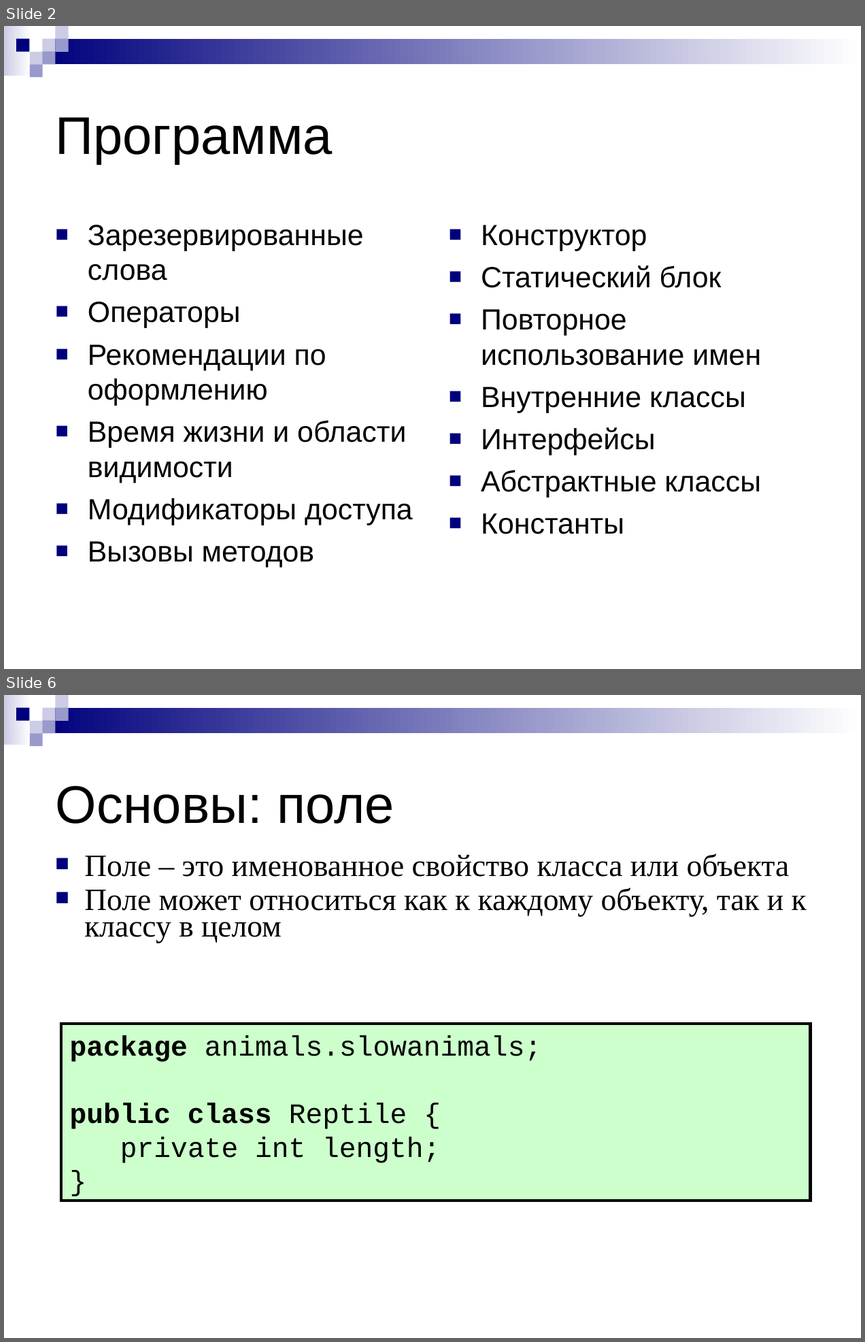
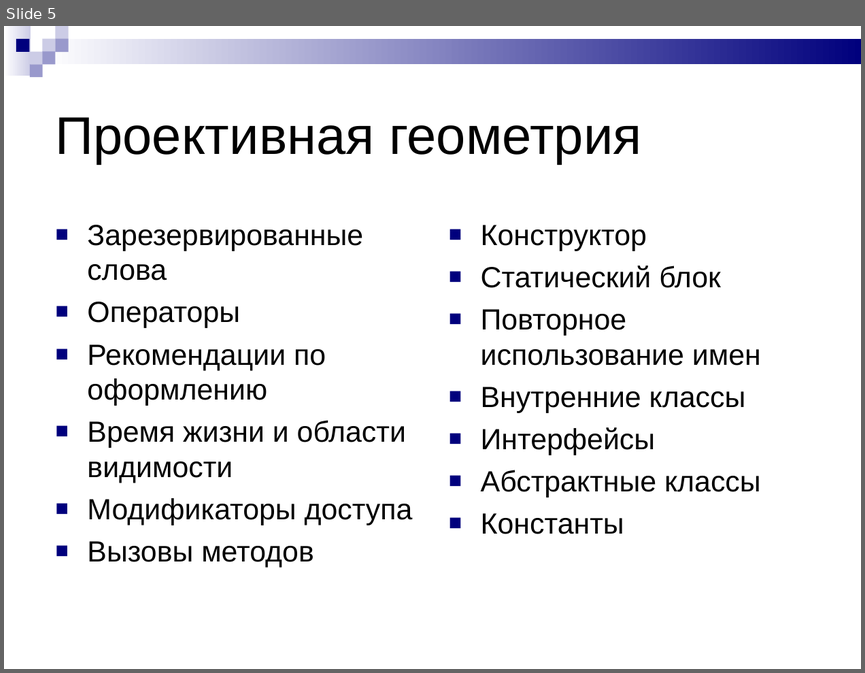
Before and after one commit to Chuvi-w/lisiynos, a slide deck: schedule/Однородные координаты.ppt. Shown one above the other, each under a label of ours: slides 2 and 6 before the commit, slide 5 after it; the slides between them are not shown. The pictures are 865x1342 and 865x673 pixels, drawn with LibreOffice and Linux fonts; fonts in the diff are those of the drawing. Boxes give left, top, right and bottom in pixels: in the first picture for what was removed or moved away, otherwise in the second. Text is boxed around its words. In the diff, an @@ line names an element or a change of style, - is before the commit and + after.

```diff
--- a/schedule/Однородные координаты.ppt
+++ b/schedule/Однородные координаты.ppt
@@ slide 6 removed at box(4, 695, 861, 1338), background #FFFFFF; not listed: 9 template elements that a slide beside it also shows @@
@@ title removed at box(56, 785, 394, 824) @@
-Основы: поле
@@ text removed at box(84, 853, 806, 943) @@
-■ Поле – это именованное свойство класса или объекта
-■ Поле может относиться как к каждому объекту, так и к классу в целом
@@ rectangle removed at box(60, 1024, 810, 1201) @@
-package animals.slowanimals;
-public class Reptile {
-private int length;
-}
@@ what was slide 2 is now slide 5 @@
@@ slide 5 changed as well @@
@@ rectangle at box(4, 26, 31, 76): fill gradient #CCCCE6 to #FFFFFF to gradient #FFFFFF to #CCCCE6 @@
@@ rectangle at box(43, 38, 861, 64): fill gradient #00007D to #FFFFFF to gradient #FFFFFF to #00007D @@
@@ text at box(56, 117, 641, 164): text changed @@
-Программа
+Проективная геометрия
```
Also in this commit, not shown: 2 other slides changed, 6 slides added, 57 other slides removed, 1 other file.
